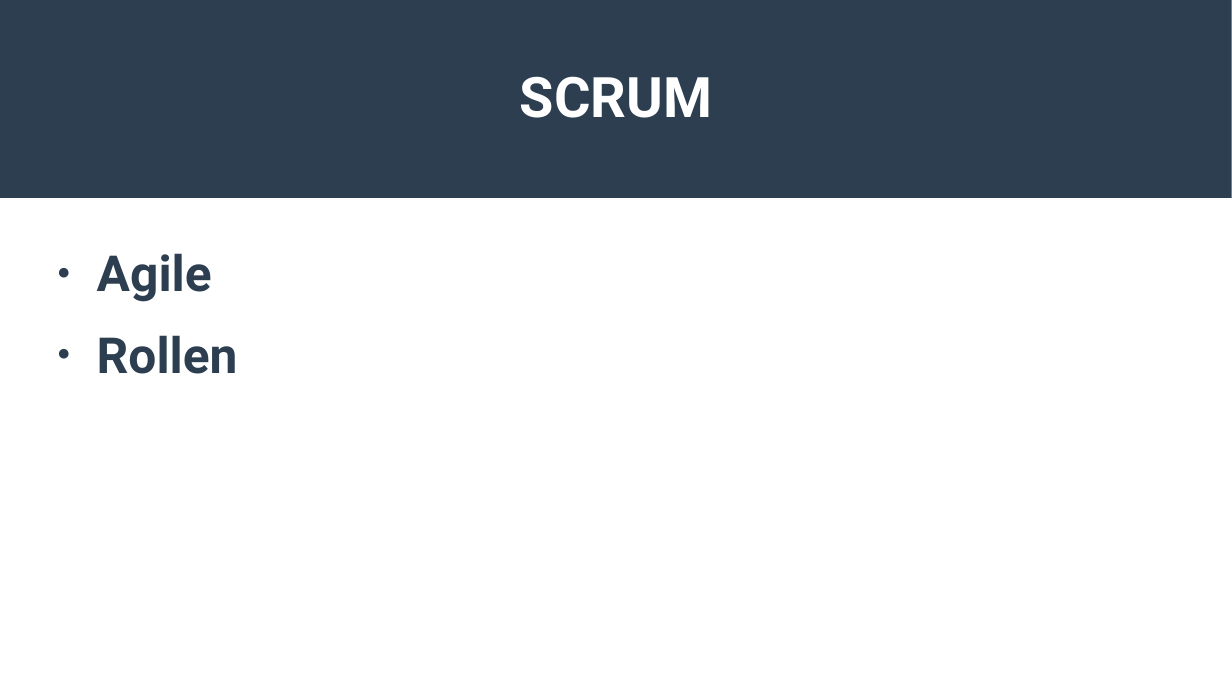
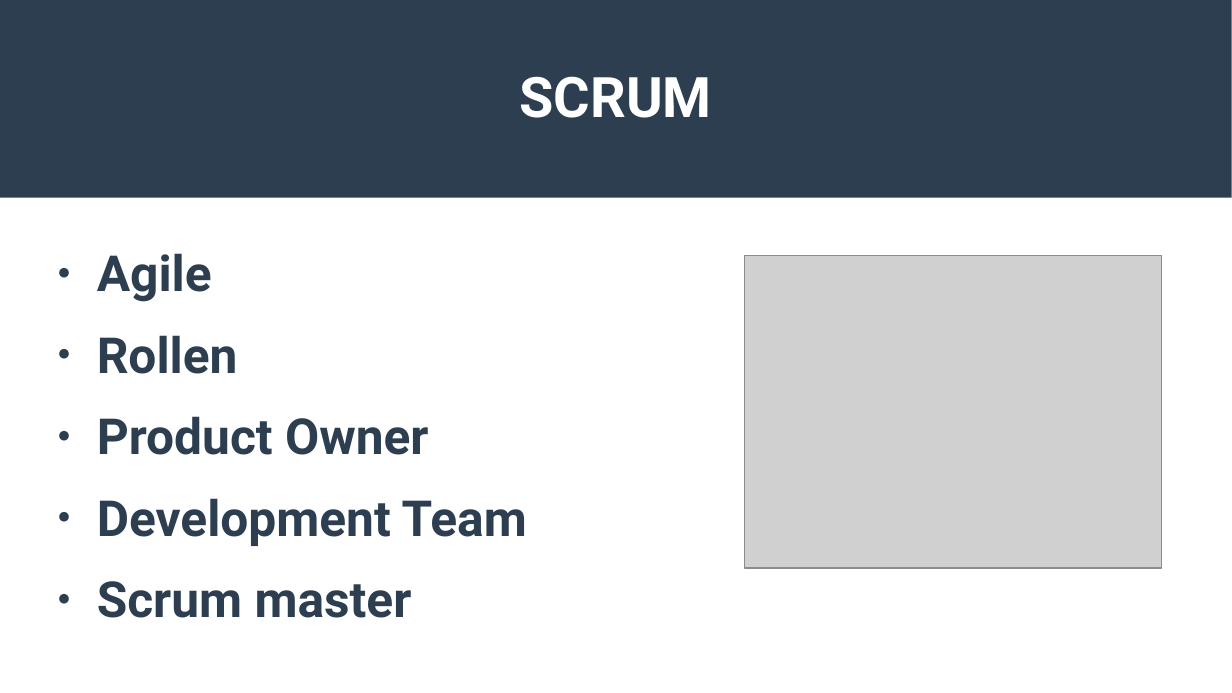
Before and after one commit to KaasKop97/bordspel, a slide deck: slide 3 of SCRUM files/SCRUM Presentatie/SCRUM presentatie.pptx. Drawn at 1232x693 pixels with LibreOffice and Linux fonts; fonts in the diff are those of the drawing; grey boxes stand for pictures. Boxes give left, top, right and bottom in pixels: in the first picture for what was removed or moved away, otherwise in the second. Text is boxed around its words. In the diff, an @@ line names an element or a change of style, - is before the commit and + after.

```diff
--- a/SCRUM files/SCRUM Presentatie/SCRUM presentatie.pptx
+++ b/SCRUM files/SCRUM Presentatie/SCRUM presentatie.pptx
@@ picture added at box(745, 255, 1162, 568) @@
@@ text at box(97, 416, 527, 618): paragraphs added @@
+● Product Owner
+● Development Team
+● Scrum master
```
Also in this commit, not shown: 2 other slides changed, 5 slides added, 4 slides removed, 1 other file.
